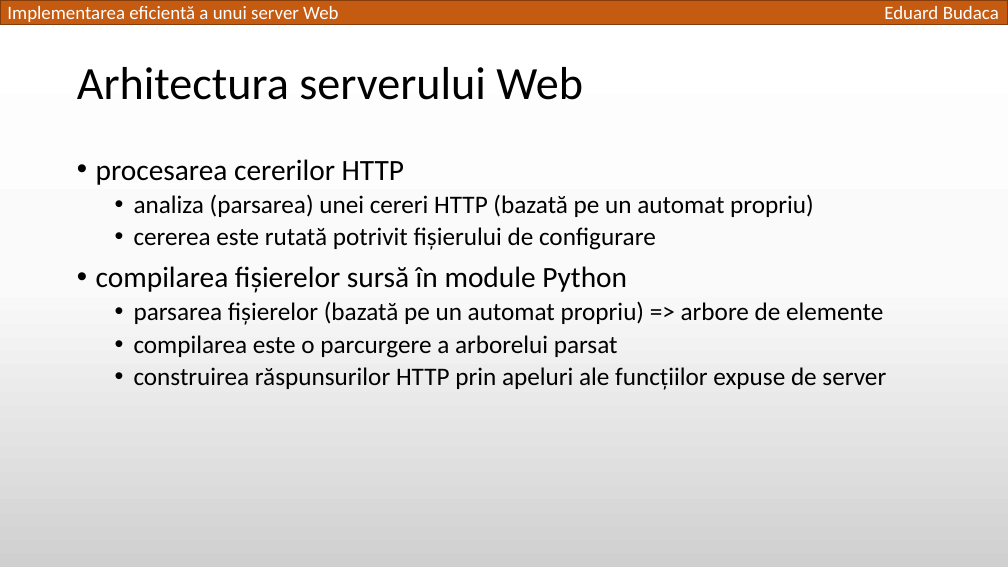
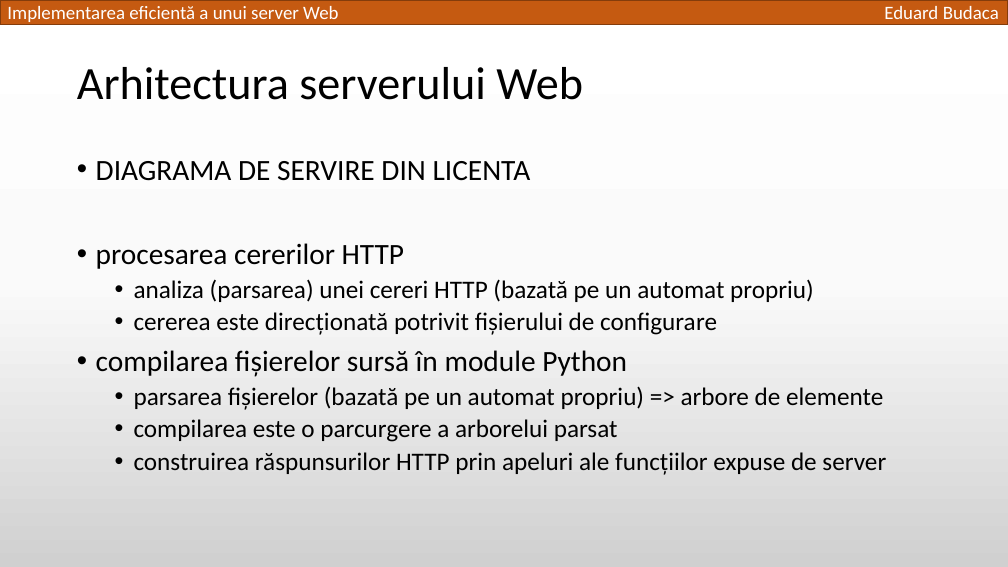
Before and after one commit to TED-996/bachelor-thesis-pack, a slide deck: slide 5 of Licenta2018BudacaEduard/Implementarea eficientă a unui server Web.pptx. Drawn at 1008x567 pixels with LibreOffice and Linux fonts; fonts in the diff are those of the drawing. Boxes give left, top, right and bottom in pixels: in the first picture for what was removed or moved away, otherwise in the second. Text is boxed around its words. In the diff, an @@ line names an element or a change of style, - is before the commit and + after.

```diff
--- a/Licenta2018BudacaEduard/Implementarea eficientă a unui server Web.pptx
+++ b/Licenta2018BudacaEduard/Implementarea eficientă a unui server Web.pptx
@@ text at <box>96,161,531,181</box>: paragraph added @@
+• DIAGRAMA DE SERVIRE DIN LICENTA
@@ text at <box>134,312,717,335</box>: text changed @@
-  • cererea este rutată potrivit fișierului de configurare
+  • cererea este direcționată potrivit fișierului de configurare
```
Also in this commit, not shown: 9 other slides changed, 1 slide removed, 2 other files.
